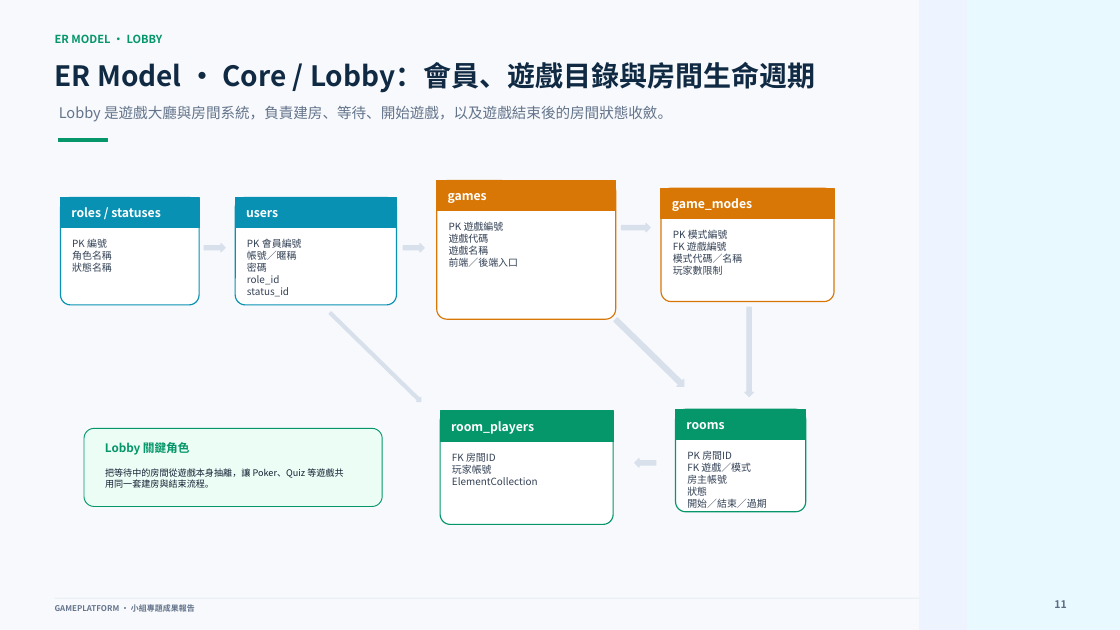
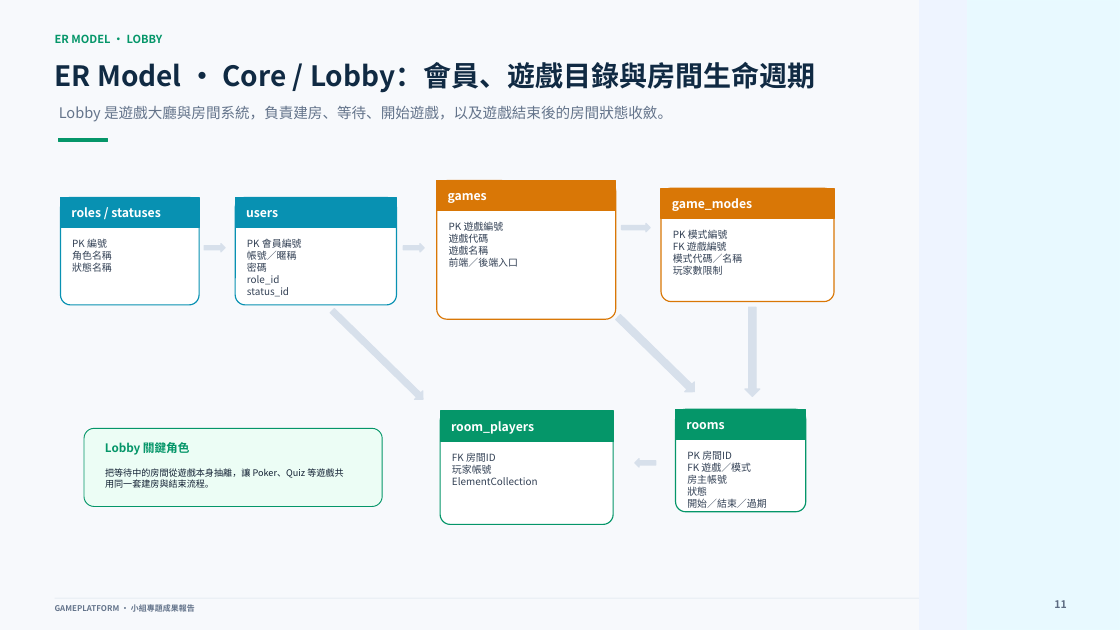
Before and after one commit to CalvinLin5336/GamePlatform_Project, a slide deck: slide 12 of PPT/遊戲平台專題簡報_送出版.pptx (slide 11 before the commit). Drawn at 1120x630 pixels with LibreOffice and Linux fonts; fonts in the diff are those of the drawing. Boxes give left, top, right and bottom in pixels: in the first picture for what was removed or moved away, otherwise in the second. Text is boxed around its words. In the diff, an @@ line names an element or a change of style, - is before the commit and + after.

```diff
--- a/PPT/遊戲平台專題簡報_送出版.pptx
+++ b/PPT/遊戲平台專題簡報_送出版.pptx
@@ right arrow: place and size @@
-right arrow at (329, 311, 423, 404)
+right arrow at (328, 307, 427, 404)
@@ right arrow: place and size @@
-right arrow at (613, 316, 688, 390)
+right arrow at (614, 312, 700, 397)
@@ right arrow: place and size @@
-right arrow at (745, 308, 754, 397)
+right arrow at (745, 308, 760, 397)
```
Also in this commit, not shown: 7 other files.
